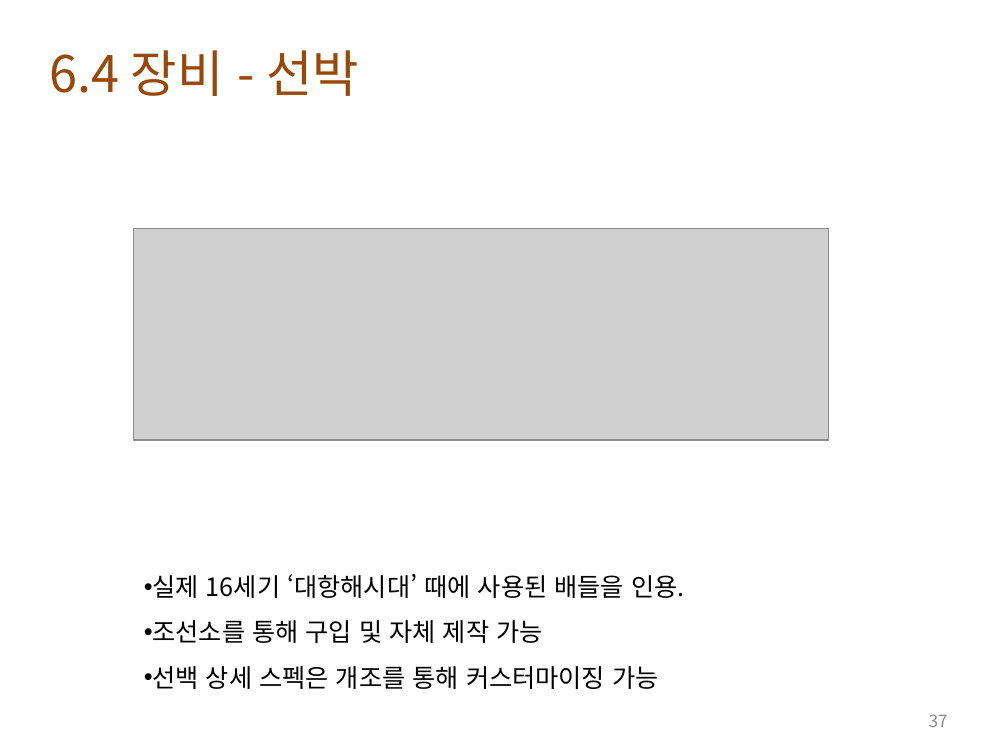
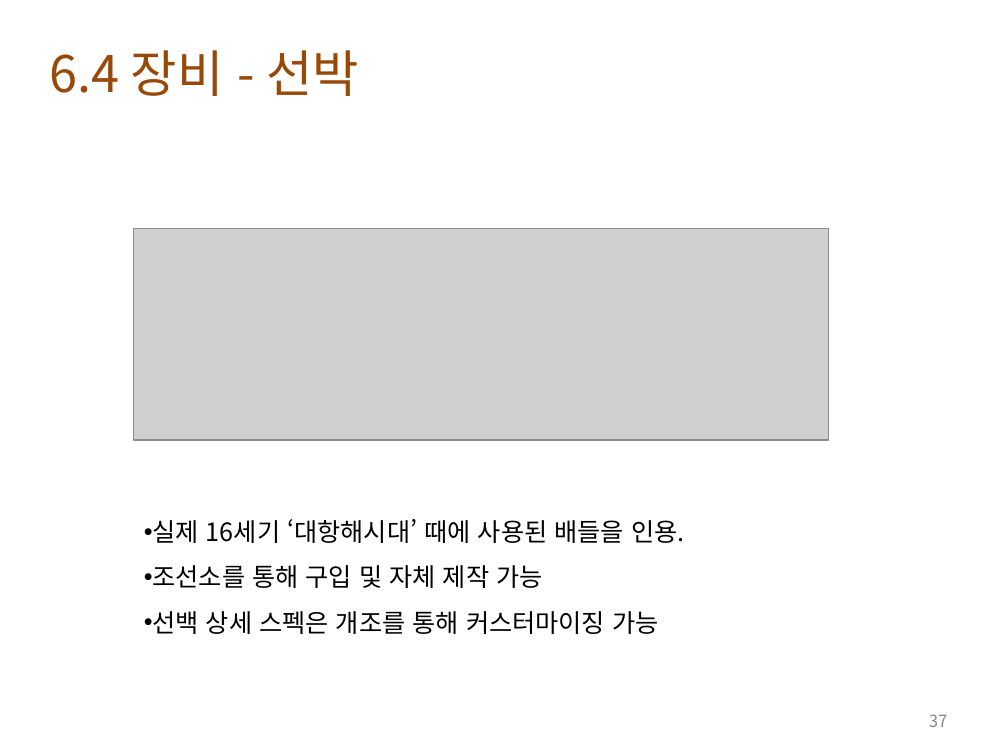
Before and after one commit to lge920904/planning_contest, a slide deck: slide 37 of tortuga bay 2.pptx. Drawn at 1008x756 pixels with LibreOffice and Linux fonts; fonts in the diff are those of the drawing; grey boxes stand for pictures; background and template pictures are left out. Boxes give left, top, right and bottom in pixels: in the first picture for what was removed or moved away, otherwise in the second. Text is boxed around its words. In the diff, an @@ line names an element or a change of style, - is before the commit and + after.

```diff
--- a/tortuga bay 2.pptx
+++ b/tortuga bay 2.pptx
@@ text "실제 16세기 ‘대항해시대’ 때에 사용된 ...": place and size @@
-text "실제 16세기 ‘대항해시대’ 때에 사용된 ..." at (153, 574, 684, 689)
+text "실제 16세기 ‘대항해시대’ 때에 사용된 ..." at (153, 519, 684, 634)
```
Also in this commit, not shown: 11 other slides changed, 1 slide added, 6 other files.
